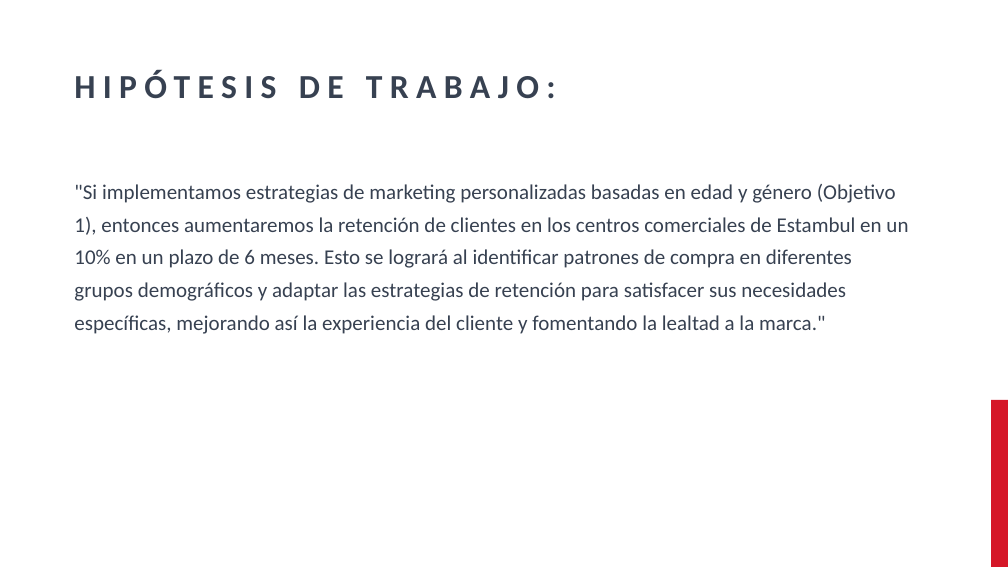
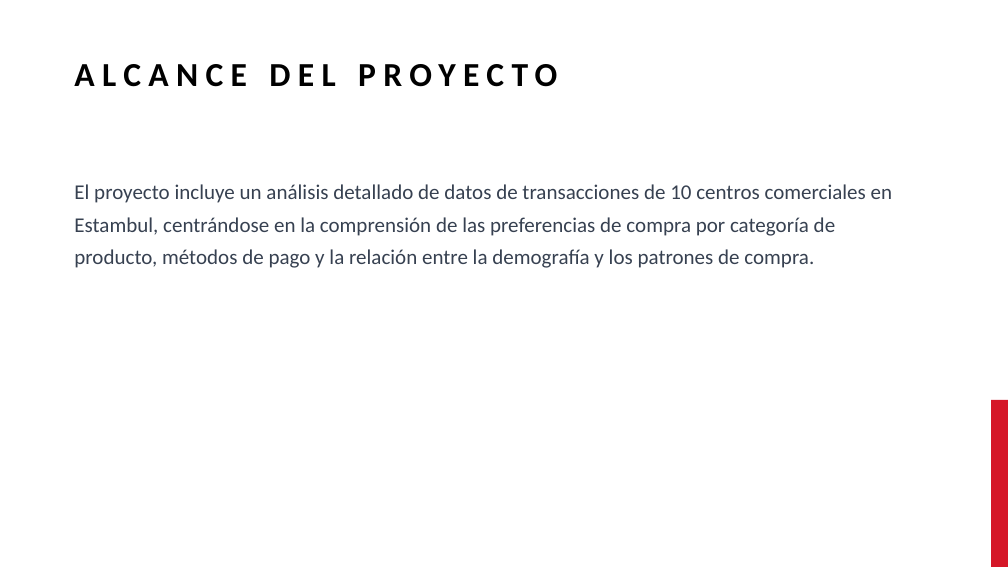
Before and after one commit to fernandobanares/Segunda-entrega-Data-Analytics-Fernando-Ba-ares, a slide deck: slide 5 of Customer Shopping dataset.pptx. Drawn at 1008x567 pixels with LibreOffice and Linux fonts; fonts in the diff are those of the drawing; background and template pictures are left out. Boxes give left, top, right and bottom in pixels: in the first picture for what was removed or moved away, otherwise in the second. Text is boxed around its words. In the diff, an @@ line names an element or a change of style, - is before the commit and + after.

```diff
--- a/Customer Shopping dataset.pptx
+++ b/Customer Shopping dataset.pptx
@@ title "ALCANCE DEL PROYECTO" at <box>74,64,557,87</box>: vertical alignment bottom to middle @@
@@ title at <box>74,64,557,87</box>: text changed; text colour #374151 to #000000 @@
-HIPÓTESIS DE TRABAJO:
+ALCANCE DEL PROYECTO
@@ text at <box>74,184,892,268</box>: text changed @@
-"Si implementamos estrategias de marketing personalizadas basadas en edad y género (Objetivo 1), entonces aumentaremos la retención de clientes en los centros comerciales de Estambul en un 10% en un plazo de 6 meses. Esto se logrará al identificar patrones de compra en diferentes grupos demográficos y adaptar las estrategias de retención para satisfacer sus necesidades específicas, mejorando así la experiencia del cliente y fomentando la lealtad a la marca."
+El proyecto incluye un análisis detallado de datos de transacciones de 10 centros comerciales en Estambul, centrándose en la comprensión de las preferencias de compra por categoría de producto, métodos de pago y la relación entre la demografía y los patrones de compra.
```
Also in this commit, not shown: 3 other slides changed, 4 slides added.
